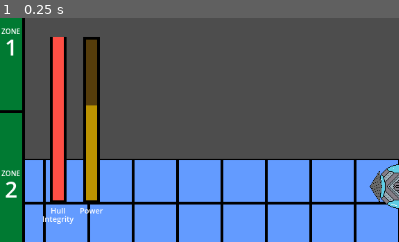
Above: before the commit, frame 1.
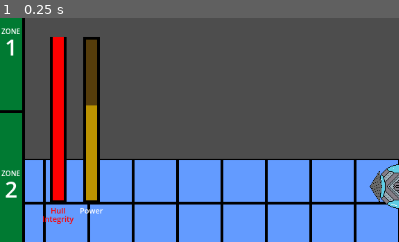
Above: after the commit, the same moment.

Repository: deruitda/ludum-dare-57
Game: Godot game, scene res://scenes/test/nick-test.tscn
Same seed, same stepped clock (60 frames per second), same inputs: the game is played once before the commit and once after it.
Inputs:
- Up to frame 1 (0.25 s): no input
The pictures show only the part of the screen within x 0-50%, y 12-62%; the shares and areas given below are measured in that part.

The runs differ from the first frame. In frame 1, 2.2% of the frame differs, in the area x 10-19%, y 8-92%.

Commit message:
flashing

Diff:
--- a/scenes/hud/hud.gd
+++ b/scenes/hud/hud.gd
@@ -2,17 +2,12 @@
 
 @onready var collected_money_rich_text = %CollectedMoneyRichText
 @onready var add_material_button = %AddMaterialButton
-@onready var hull_integrity_progress_bar: ProgressBar = %HullIntegrityProgressBar
 
 func _ready() -> void:
 	SignalBus.money_collected_updated.connect(_on_signal_money_collected_updated)
 	SignalBus.cargo_updated.connect(_on_signal_cargo_updated)
-	SignalBus.player_health_changed.connect(_on_player_health_changed)
 
-# Temporary game state updates when clicking buttons for testing purposes
-
-func _on_player_health_changed(health: float):
-	hull_integrity_progress_bar.value = health
+# Temporary game state updates when clicking buttons for testing purposesd
 
 # Testing Cargo / Materials
 func _on_add_material_button_pressed() -> void:
@@ -28,6 +23,5 @@
 func _on_signal_money_collected_updated() -> void:
 	collected_money_rich_text.set_text("$" + str(GameState.money_collected))
 
-
 func _on_sell_cargo_button_pressed() -> void:
 	SignalBus.sell_cargo.emit()
--- a/scenes/hud/hud.tscn
+++ b/scenes/hud/hud.tscn
@@ -1,10 +1,11 @@
-[gd_scene load_steps=13 format=3 uid="uid://y7i0qucf3p8i"]
+[gd_scene load_steps=12 format=3 uid="uid://y7i0qucf3p8i"]
 
 [ext_resource type="Texture2D" uid="uid://bdu3xay1kbw8b" path="res://assets/png_files/orb_ship.png" id="1_48c2t"]
 [ext_resource type="Texture2D" uid="uid://bkrttxk3o4ob1" path="res://assets/png_files/radar_ping_gold01.png" id="2_cgeww"]
 [ext_resource type="Script" uid="uid://bvw8jkav6mqff" path="res://scenes/hud/depth_progress_bar.gd" id="2_mgtrf"]
 [ext_resource type="Texture2D" uid="uid://2k0jwb3kgvy2" path="res://assets/png_files/radar_ping_green01.png" id="3_c45xl"]
 [ext_resource type="Script" uid="uid://dv0b0igbo624" path="res://scenes/hud/hud.gd" id="4_0bx4p"]
+[ext_resource type="PackedScene" uid="uid://bjt3pbi53hjfi" path="res://scenes/hud/hull_integrity_progress_bar.tscn" id="4_v7mo4"]
 
 [sub_resource type="StyleBoxFlat" id="StyleBoxFlat_0bx4p"]
 bg_color = Color(0, 0.179451, 0.31905, 0.784314)
@@ -19,21 +20,6 @@
 [sub_resource type="LabelSettings" id="LabelSettings_48c2t"]
 line_spacing = -3.0
 font_size = 32
-
-[sub_resource type="StyleBoxFlat" id="StyleBoxFlat_cgeww"]
-bg_color = Color(0.432225, 0.014049, 2.40654e-08, 0.784314)
-border_width_left = 4
-border_width_top = 4
-border_width_right = 4
-border_width_bottom = 4
-border_color = Color(0, 0, 0, 1)
-
-[sub_resource type="StyleBoxFlat" id="StyleBoxFlat_c45xl"]
-bg_color = Color(0.999856, 0.30991, 0.270574, 1)
-border_width_left = 4
-border_width_right = 4
-border_width_bottom = 4
-border_color = Color(0, 0, 0, 1)
 
 [sub_resource type="StyleBoxFlat" id="StyleBoxFlat_6kolt"]
 bg_color = Color(0.346118, 0.229818, 0.00102788, 0.85098)
@@ -211,39 +197,9 @@
 layout_mode = 2
 theme_override_constants/separation = 24
 
-[node name="HullIntegrityProgressBar" type="ProgressBar" parent="MarginContainer/Center Left/HBoxContainer"]
-unique_name_in_owner = true
-layout_mode = 2
-size_flags_horizontal = 3
-size_flags_vertical = 3
-theme_override_styles/background = SubResource("StyleBoxFlat_cgeww")
-theme_override_styles/fill = SubResource("StyleBoxFlat_c45xl")
-value = 100.0
-fill_mode = 3
-show_percentage = false
-
-[node name="RichTextLabel" type="RichTextLabel" parent="MarginContainer/Center Left/HBoxContainer/HullIntegrityProgressBar"]
-clip_contents = false
-layout_mode = 1
-anchors_preset = 12
-anchor_top = 1.0
-anchor_right = 1.0
-anchor_bottom = 1.0
-offset_left = -20.0
-offset_top = 3.0
-offset_right = 20.0
-offset_bottom = 51.0
-grow_horizontal = 2
-grow_vertical = 0
-size_flags_horizontal = 4
-size_flags_vertical = 4
-theme_override_constants/line_separation = -4
-theme_override_font_sizes/normal_font_size = 11
-text = "Hull
-Integrity"
-scroll_active = false
-autowrap_mode = 0
-horizontal_alignment = 1
+[node name="HullIntegrityProgressBar" parent="MarginContainer/Center Left/HBoxContainer" instance=ExtResource("4_v7mo4")]
+unique_name_in_owner = true
+layout_mode = 2
 
 [node name="PowerProgressBar" type="ProgressBar" parent="MarginContainer/Center Left/HBoxContainer"]
 unique_name_in_owner = true
--- /dev/null
+++ b/scenes/hud/hull_integrity_progress_bar.gd
@@ -0,0 +1,26 @@
+extends ProgressBar
+@onready var STARTING_COLOR: Color = Color.RED
+@export var FLASH_COLOR: Color = Color.DARK_RED
+var tween: Tween = null
+
+func _ready() -> void:
+	SignalBus.player_health_changed.connect(_on_player_health_changed)
+	modulate = STARTING_COLOR
+
+func _on_player_health_changed(health: float):
+	value = health
+	flash_progress_bar()
+
+func flash_progress_bar():
+	if tween:
+		return
+	# Cancel any existing tweens
+
+	modulate = FLASH_COLOR
+# Create a fresh tween each time to avoid invalid reference
+	var tween := create_tween()
+	tween.tween_property(self, "modulate", STARTING_COLOR, 0.2)
+	tween.connect("finished", tween_done)
+
+func tween_done():
+	tween = null
--- /dev/null
+++ b/scenes/hud/hull_integrity_progress_bar.tscn
@@ -0,0 +1,54 @@
+[gd_scene load_steps=4 format=3 uid="uid://bjt3pbi53hjfi"]
+
+[ext_resource type="Script" uid="uid://dsxgtp7hyy1k4" path="res://scenes/hud/hull_integrity_progress_bar.gd" id="1_d4rkf"]
+
+[sub_resource type="StyleBoxFlat" id="StyleBoxFlat_cgeww"]
+bg_color = Color(0.432225, 0.014049, 2.40654e-08, 0.784314)
+border_width_left = 4
+border_width_top = 4
+border_width_right = 4
+border_width_bottom = 4
+border_color = Color(0, 0, 0, 1)
+
+[sub_resource type="StyleBoxFlat" id="StyleBoxFlat_c45xl"]
+bg_color = Color(0.999856, 0.30991, 0.270574, 1)
+border_width_left = 4
+border_width_right = 4
+border_width_bottom = 4
+border_color = Color(0, 0, 0, 1)
+
+[node name="HullIntegrityProgressBar" type="ProgressBar"]
+modulate = Color(1, 1, 1, 0.564706)
+offset_right = 8.0
+offset_bottom = 8.0
+size_flags_horizontal = 3
+size_flags_vertical = 3
+theme_override_styles/background = SubResource("StyleBoxFlat_cgeww")
+theme_override_styles/fill = SubResource("StyleBoxFlat_c45xl")
+value = 100.0
+fill_mode = 3
+show_percentage = false
+script = ExtResource("1_d4rkf")
+
+[node name="RichTextLabel" type="RichTextLabel" parent="."]
+clip_contents = false
+layout_mode = 1
+anchors_preset = 12
+anchor_top = 1.0
+anchor_right = 1.0
+anchor_bottom = 1.0
+offset_left = -20.0
+offset_top = 3.0
+offset_right = 20.0
+offset_bottom = 51.0
+grow_horizontal = 2
+grow_vertical = 0
+size_flags_horizontal = 4
+size_flags_vertical = 4
+theme_override_constants/line_separation = -4
+theme_override_font_sizes/normal_font_size = 11
+text = "Hull
+Integrity"
+scroll_active = false
+autowrap_mode = 0
+horizontal_alignment = 1
Not shown, added: scenes/hud/hull_integrity_progress_bar.gd.uid
